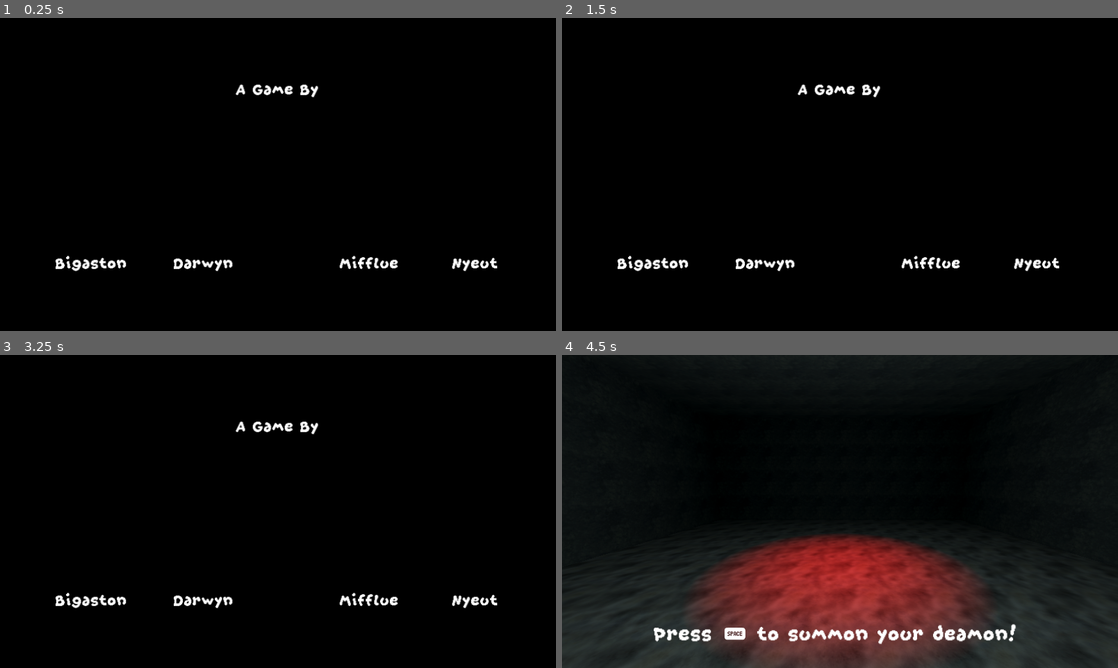
Above: before the commit, frames 1-4 (two rows, left to right).
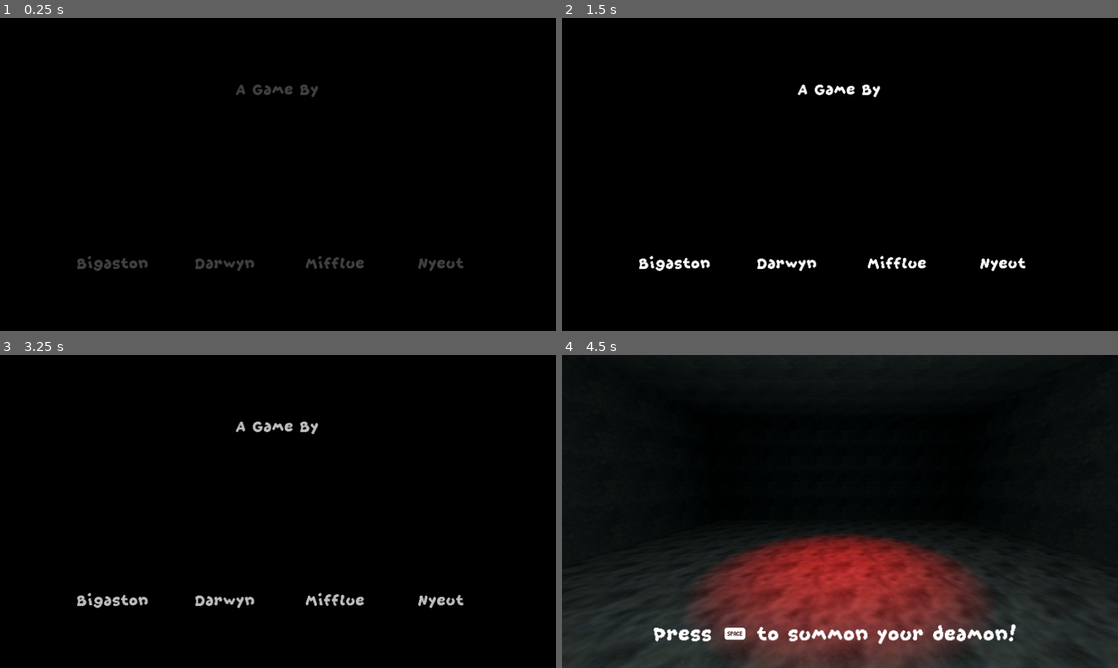
Above: after the commit, the same moments.

Repository: Bigaston/LDJam55
Game: Godot game, scene res://scenes/main.tscn
Same seed, same stepped clock (60 frames per second), same inputs: the game is played once before the commit and once after it.
Inputs (mouse positions are in pixels of both pictures, inside the frame that each line leads up to):
- Up to frame 1 (0.25 s): no input
- Up to frame 2 (1.5 s): move the mouse to (962, 158) at 0.52 s; hold E (book_right) 0.53-1.28 s; tap Space (use_spell) at 0.6, 1.35 s; tap Enter at 1.25 s; move the mouse to (728, 190) at 1.27 s; hold S (move_backward) from 1.28 s (still down)
- Up to frame 3 (3.25 s): tap Space (use_spell) at 2, 2.1, 2.85 s; move the mouse to (333, 442) at 2.02 s; release S (move_backward) at 2.03 s; hold E (book_right) 2.03-2.78 s; tap Enter at 2.75 s; move the mouse to (250, 574) at 2.77 s; hold W (move_forward) from 2.78 s (still down)
- Up to frame 4 (4.5 s): move the mouse to (1006, 558) at 3.52 s; release W (move_forward) at 3.53 s; hold Q (book_left) from 3.53 s (still down); tap Space (use_spell) at 3.6, 4.35 s; move the mouse to (673, 464) at 4.27 s

The runs differ from the first frame. In frame 1, 1.6% of the frame differs, in the area x 10-90%, y 21-81%; in frame 2, 1.4%; in frame 3, 1.7%; in frame 4, nothing differs.

Commit message:
Bien plaçage du boot screen

Diff:
--- a/scenes/other/boot_screen.tscn
+++ b/scenes/other/boot_screen.tscn
@@ -1,10 +1,7 @@
-[gd_scene load_steps=10 format=3 uid="uid://dxq8cetnduukv"]
+[gd_scene load_steps=7 format=3 uid="uid://dxq8cetnduukv"]
 
 [ext_resource type="FontFile" uid="uid://cuy7ri4b1ts8c" path="res://resources/fonts/More 15.ttf" id="1_vrrit"]
 [ext_resource type="Script" path="res://scenes/other/boot_screen.gd" id="1_x3uu2"]
-[ext_resource type="Texture2D" uid="uid://o0i5yo1hwysb" path="res://resources/ui/boot/bigaston.png" id="3_qdeob"]
-[ext_resource type="Texture2D" uid="uid://b4tpq8ym4n0yn" path="res://resources/ui/boot/noe.jpg" id="4_jpq0l"]
-[ext_resource type="Texture2D" uid="uid://bqkunudaxycxt" path="res://resources/ui/boot/mifflue.jpg" id="5_t3k7c"]
 
 [sub_resource type="StyleBoxFlat" id="StyleBoxFlat_sjfue"]
 bg_color = Color(0, 0, 0, 1)
@@ -90,9 +87,9 @@
 anchor_top = 0.5
 anchor_right = 0.5
 anchor_bottom = 0.5
-offset_left = -526.0
-offset_top = 180.0
-offset_right = -332.0
+offset_left = -476.0
+offset_top = 180.0
+offset_right = -282.0
 offset_bottom = 228.0
 grow_horizontal = 2
 grow_vertical = 2
@@ -108,9 +105,9 @@
 anchor_top = 0.5
 anchor_right = 0.5
 anchor_bottom = 0.5
-offset_left = -268.0
-offset_top = 180.0
-offset_right = -74.0
+offset_left = -218.0
+offset_top = 180.0
+offset_right = -24.0
 offset_bottom = 228.0
 grow_horizontal = 2
 grow_vertical = 2
@@ -126,9 +123,9 @@
 anchor_top = 0.5
 anchor_right = 0.5
 anchor_bottom = 0.5
-offset_left = 114.0
-offset_top = 180.0
-offset_right = 308.0
+offset_left = 36.0
+offset_top = 180.0
+offset_right = 230.0
 offset_bottom = 228.0
 grow_horizontal = 2
 grow_vertical = 2
@@ -144,9 +141,9 @@
 anchor_top = 0.5
 anchor_right = 0.5
 anchor_bottom = 0.5
-offset_left = 358.0
-offset_top = 180.0
-offset_right = 552.0
+offset_left = 280.0
+offset_top = 180.0
+offset_right = 474.0
 offset_bottom = 228.0
 grow_horizontal = 2
 grow_vertical = 2
@@ -154,40 +151,47 @@
 label_settings = SubResource("LabelSettings_obial")
 horizontal_alignment = 1
 
-[node name="TextureRect" type="TextureRect" parent="BackgroundPanel/Control"]
-layout_mode = 0
-offset_left = -485.0
-offset_top = 39.0
-offset_right = -335.0
-offset_bottom = 189.0
-texture = ExtResource("3_qdeob")
-expand_mode = 1
-stretch_mode = 5
-
-[node name="TextureRect2" type="TextureRect" parent="BackgroundPanel/Control"]
-auto_translate_mode = 1
-layout_mode = 0
-offset_left = -227.0
-offset_top = 40.0
-offset_right = -77.0
-offset_bottom = 190.0
-texture = ExtResource("4_jpq0l")
-expand_mode = 1
-stretch_mode = 5
-
-[node name="TextureRect3" type="TextureRect" parent="BackgroundPanel/Control"]
-auto_translate_mode = 1
-layout_mode = 0
-offset_left = 154.0
-offset_top = 36.0
-offset_right = 304.0
-offset_bottom = 186.0
-texture = ExtResource("5_t3k7c")
+[node name="TextureBigaston" type="TextureRect" parent="BackgroundPanel/Control"]
+layout_mode = 0
+offset_left = -435.0
+offset_top = 40.0
+offset_right = -285.0
+offset_bottom = 190.0
+expand_mode = 1
+stretch_mode = 5
+
+[node name="TextureDarwyn" type="TextureRect" parent="BackgroundPanel/Control"]
+auto_translate_mode = 1
+layout_mode = 0
+offset_left = -177.0
+offset_top = 40.0
+offset_right = -27.0
+offset_bottom = 190.0
+expand_mode = 1
+stretch_mode = 5
+
+[node name="TextureMifflue" type="TextureRect" parent="BackgroundPanel/Control"]
+auto_translate_mode = 1
+layout_mode = 0
+offset_left = 76.0
+offset_top = 40.0
+offset_right = 226.0
+offset_bottom = 190.0
+expand_mode = 1
+stretch_mode = 5
+
+[node name="TextureNyeut" type="TextureRect" parent="BackgroundPanel/Control"]
+auto_translate_mode = 1
+layout_mode = 0
+offset_left = 317.0
+offset_top = 40.0
+offset_right = 467.0
+offset_bottom = 190.0
 expand_mode = 1
 stretch_mode = 5
 
 [node name="ForegroundPanel" type="Panel" parent="."]
-visible = false
+modulate = Color(1, 1, 1, 0)
 layout_mode = 1
 anchors_preset = 15
 anchor_right = 1.0
